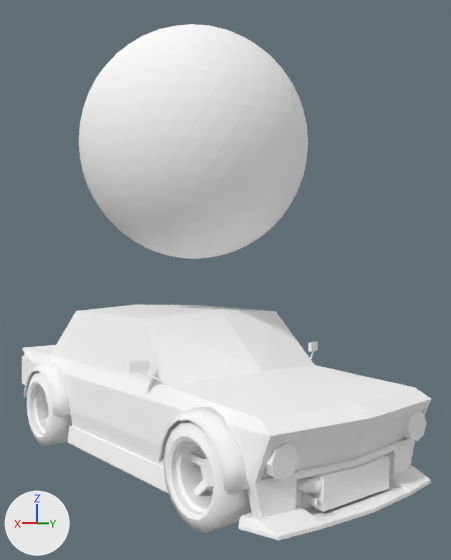
The Blender file res/TestGameContent/_Resources/pRotoTYPE_Assets.blend, before and after one commit.
The view is the same before and after, from a 50 mm camera at (3.28, 4.51, 1.68) aimed at (-0.27, 0.11, 1.57). The lights are fixed; the arrows at lower left show +X, +Y and +Z.
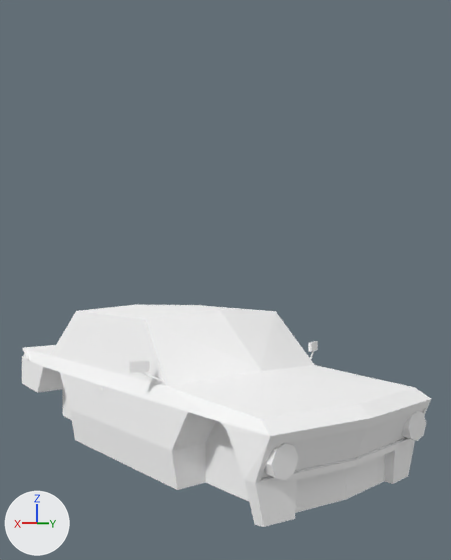
Changed parts and their boxes [x1, y1, x2, y2] in the pictures (451 x 560 px):
'Icosphere', deleted: before [79, 24, 308, 259]
'Cube.001', hidden: before [68, 425, 431, 540]
'Cylinder.017', hidden: before [24, 362, 250, 491]
'Cylinder', hidden: before [163, 421, 251, 533]
'Cube.007', hidden: before [301, 455, 389, 512]
'Cylinder.006', hidden: before [168, 438, 214, 518]
'Cylinder.010', hidden: before [27, 373, 72, 446]
'Cylinder.009', hidden: before [28, 383, 49, 436]
'Cylinder.007', hidden: before [189, 453, 213, 495]
'BezierCurve.001', hidden: before [297, 455, 390, 493]

The change, as a diff of the scene's bpy script:
```diff
--- a/res/TestGameContent/_Resources/pRotoTYPE_Assets.blend.py
+++ b/res/TestGameContent/_Resources/pRotoTYPE_Assets.blend.py
@@ ob_icosphere @@
-ob_icosphere = bpy.data.objects.new('Icosphere', me_icosphere)
-ob_icosphere.location = (0.0, 0.0, 2.758)
@@ ob_cylinder_017 @@
 _m = ob_cylinder_017.modifiers.new('Solidify', 'SOLIDIFY')
 _m.nonmanifold_merge_threshold = 0.0003
+ob_cylinder_017.hide_set(True)  # its collection is switched off
@@ ob_cylinder_010 @@
 _m = ob_cylinder_010.modifiers.new('EdgeSplit', 'EDGE_SPLIT')
 _m.use_edge_angle = False
+ob_cylinder_010.hide_set(True)  # its collection is switched off
@@ ob_cylinder_009 @@
 _m = ob_cylinder_009.modifiers.new('EdgeSplit', 'EDGE_SPLIT')
+ob_cylinder_009.hide_set(True)  # its collection is switched off
@@ ob_cylinder_007 @@
 _m = ob_cylinder_007.modifiers.new('EdgeSplit', 'EDGE_SPLIT')
 _m.split_angle = 0.634
+ob_cylinder_007.hide_set(True)  # its collection is switched off
@@ ob_cylinder_006 @@
 _m = ob_cylinder_006.modifiers.new('EdgeSplit', 'EDGE_SPLIT')
+ob_cylinder_006.hide_set(True)  # its collection is switched off
@@ ob_cube_001 @@
 _m = ob_cube_001.modifiers.new('EdgeSplit', 'EDGE_SPLIT')
 _m.use_edge_sharp = False
+ob_cube_001.hide_set(True)  # its collection is switched off
@@ ob_cylinder @@
 _m = ob_cylinder.modifiers.new('EdgeSplit', 'EDGE_SPLIT')
 _m.use_edge_angle = False
+ob_cylinder.hide_set(True)  # its collection is switched off
@@ ob_beziercurve_001 @@
 _m = ob_beziercurve_001.modifiers.new('EdgeSplit', 'EDGE_SPLIT')
 _m.use_edge_angle = False
+ob_beziercurve_001.hide_set(True)  # its collection is switched off
@@ ob_cube_007 @@
 _m = ob_cube_007.modifiers.new('EdgeSplit', 'EDGE_SPLIT')
 _m.use_edge_sharp = False
+ob_cube_007.hide_set(True)  # its collection is switched off
```
